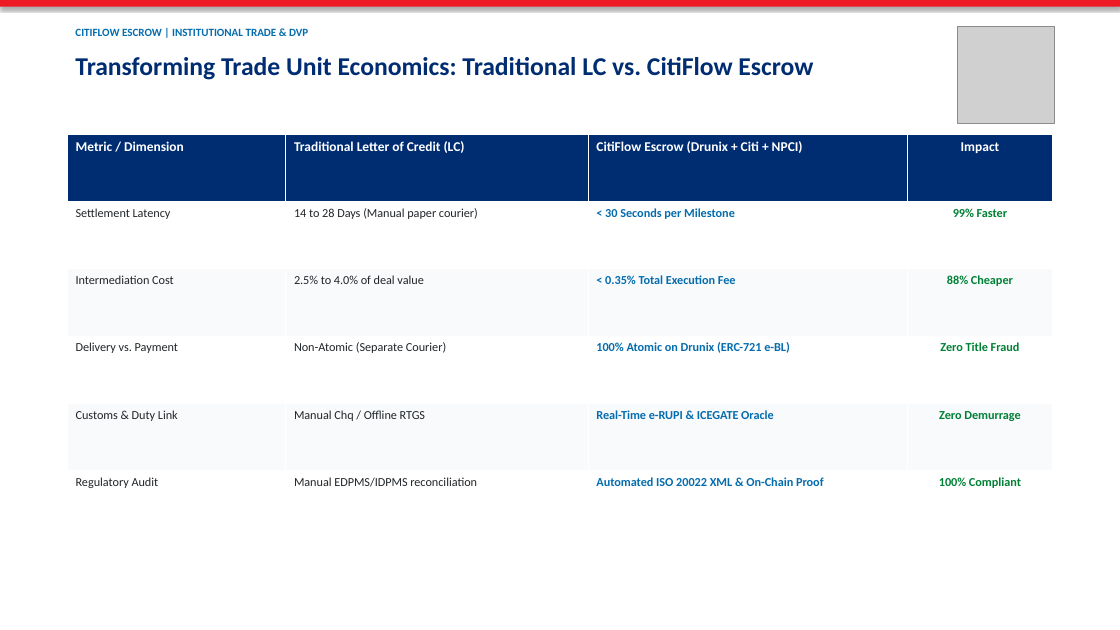
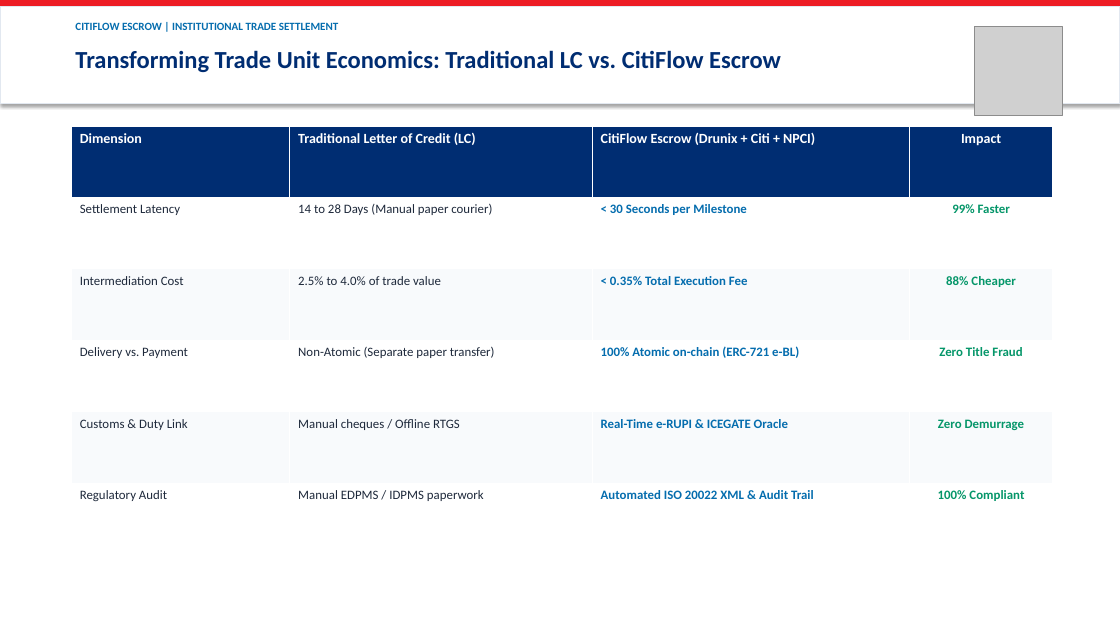
Before and after one commit to utsavv08/Drunix-Remittance-solution, a slide deck: slide 6 of CitiFlow_Escrow_Pitch_Deck.pptx. Drawn at 1120x630 pixels with LibreOffice and Linux fonts; fonts in the diff are those of the drawing; grey boxes stand for pictures. Boxes give left, top, right and bottom in pixels: in the first picture for what was removed or moved away, otherwise in the second. Text is boxed around its words. In the diff, an @@ line names an element or a change of style, - is before the commit and + after.

Commit message:
feat: enhance pitch deck with high-contrast dark NPCI logo and impactful slide layouts

```diff
--- a/CitiFlow_Escrow_Pitch_Deck.pptx
+++ b/CitiFlow_Escrow_Pitch_Deck.pptx
@@ rectangle added at (x1=0, y1=7, x2=1120, y2=103), fill #FFFFFF, outline #E2E8F0 1 pt @@
@@ text at (x1=75, y1=22, x2=339, y2=30): text changed @@
-CITIFLOW ESCROW | INSTITUTIONAL TRADE & DVP
+CITIFLOW ESCROW | INSTITUTIONAL TRADE SETTLEMENT
@@ picture resized from (x1=958, y1=27, x2=1054, y2=124) to (x1=975, y1=27, x2=1063, y2=115) @@
@@ text "Transforming Trade Unit Economics: Traditional ..." at (x1=75, y1=50, x2=781, y2=72): size 22 to 21 pt @@
@@ table at (x1=71, y1=126, x2=1053, y2=555) @@
-row 1, column 1: Metric / Dimension
+row 1, column 1: Dimension
-row 3, column 2: 2.5% to 4.0% of deal value
+row 3, column 2: 2.5% to 4.0% of trade value
-row 4, column 2: Non-Atomic (Separate Courier)
+row 4, column 2: Non-Atomic (Separate paper transfer)
-row 4, column 3: 100% Atomic on Drunix (ERC-721 e-BL)
+row 4, column 3: 100% Atomic on-chain (ERC-721 e-BL)
-row 5, column 2: Manual Chq / Offline RTGS
+row 5, column 2: Manual cheques / Offline RTGS
-row 6, column 2: Manual EDPMS/IDPMS reconciliation
+row 6, column 2: Manual EDPMS / IDPMS paperwork
-row 6, column 3: Automated ISO 20022 XML & On-Chain Proof
+row 6, column 3: Automated ISO 20022 XML & Audit Trail
@@ size 11.5 to 12 pt in "Traditional Letter of Credit (LC)", "CitiFlow Escrow (Drunix + Citi + NPCI)", "Impact" @@
@@ size 10.5 to 11 pt in "Settlement Latency", "14 to 28 Days (Manual paper courier)", "< 30 Seconds per Milestone", "99% Faster" and 10 more places @@
@@ text colour #212529 to #1E293B in "Settlement Latency", "14 to 28 Days (Manual paper courier)", "Intermediation Cost", "Delivery vs. Payment" and 2 more places @@
@@ text colour #018136 to #059669 in "99% Faster", "88% Cheaper", "Zero Title Fraud", "Zero Demurrage" and 1 more places @@
@@ table resized from (x1=67, y1=134, x2=1053, y2=538) to (x1=71, y1=126, x2=1053, y2=555) @@
```
Also in this commit, not shown: 7 other slides changed, 2 other files.
